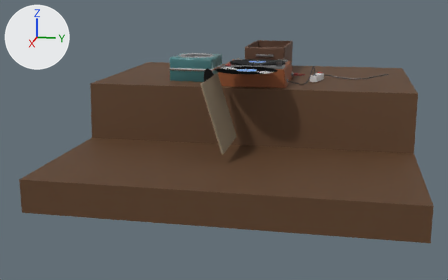
What one commit did to the Blender file musik-spieler/assets/3D/musikplayer.blend.
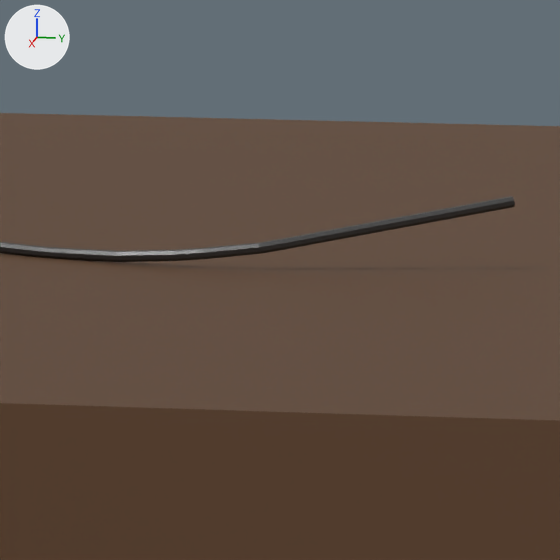
The first picture shows the older version from a 50 mm camera at (22.2, 3.21, 2.6) aimed at (1.37, -0.95, -2.61). The close-ups show both versions on the part from 77% to 88% of the width and 20% to 37% of the height of that picture; other places that the commit changed are outside them. Arrows for +X, +Y and +Z are at upper left; the lights stay in place.

The first close-up shows 'ExtenisionCordCable', 'Table'.
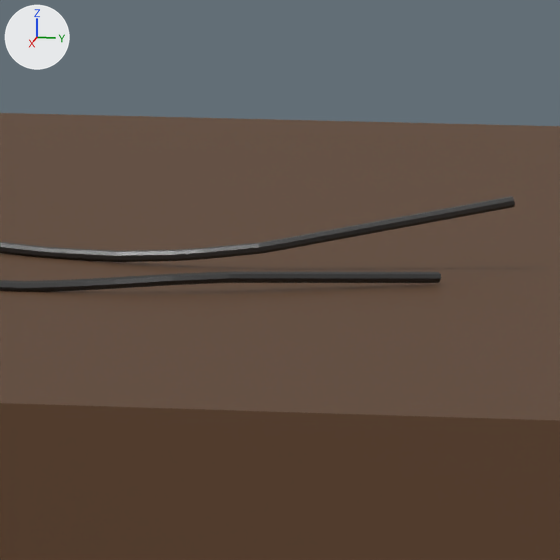
Boxes (x1, y1, x2, y2) around the edits, measured in the close-ups (560 x 560 px):
'PlayerCableLight', added
    after: (0, 272, 441, 292)

Patch to the scene script:
```diff
--- a/musik-spieler/assets/3D/musikplayer.blend.py
+++ b/musik-spieler/assets/3D/musikplayer.blend.py
@@ cu_playercablecurve_001 @@
+cu_playercablecurve_001 = bpy.data.curves.new('PlayerCableCurve.001', 'CURVE')
+cu_playercablecurve_001.dimensions = '3D'
+_sp = cu_playercablecurve_001.splines.new('BEZIER'); _sp.bezier_points.add(2)
+_sp.bezier_points.foreach_set('co', [1.682, -1.654, -0.642, 2.671, -0.607, -0.307, 2.966, -0.335, -0.36])
+_sp.bezier_points.foreach_set('handle_left', [1.423, -2.327, -0.689, 2.54, -0.789, -0.874, 2.965, -0.35, -0.059])
+_sp.bezier_points.foreach_set('handle_right', [1.944, -0.976, -0.595, 2.74, -0.512, -0.0133, 2.968, -0.273, -1.604])
+for _p, _l, _r in zip(_sp.bezier_points, ['ALIGNED', 'ALIGNED', 'ALIGNED'], ['ALIGNED', 'ALIGNED', 'ALIGNED']): _p.handle_left_type = _l; _p.handle_right_type = _r
+_sp.order_u = 0
+_sp.order_v = 0
+cu_playercablecurve_001.use_path = True
+cu_playercablecurve_001.fill_mode = 'FULL'
@@ ob_playercablelight @@
+ob_playercablelight = bpy.data.objects.new('PlayerCableLight', me_playercable.copy())  # the mesh of ob_playercable
+ob_playercablelight.location = (1.916, 4.074, 0.918)
+ob_playercablelight.rotation_euler = (0.0, 0.0, -1.571)  # degrees (0, 0, -90)
+_m = ob_playercablelight.modifiers.new('Curve', 'CURVE')
+_m.object = ob_playercablecurvelight
+_m.deform_axis = 'POS_Z'
@@ ob_playercablecurvelight @@
+ob_playercablecurvelight = bpy.data.objects.new('PlayerCableCurveLight', cu_playercablecurve_001)
+ob_playercablecurvelight.location = (1.917, 4.074, 0.00777)
+ob_playercablecurvelight.rotation_euler = (0.0, 0.0, -2.307)  # degrees (0, 0, -132)
```
